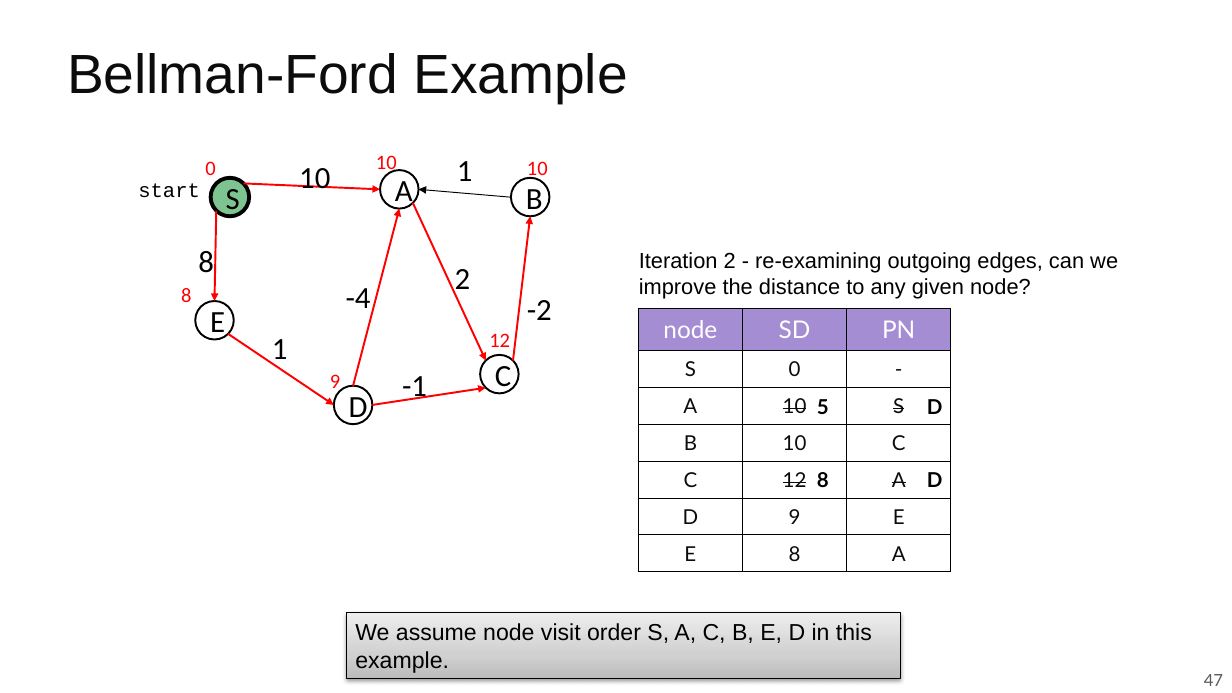
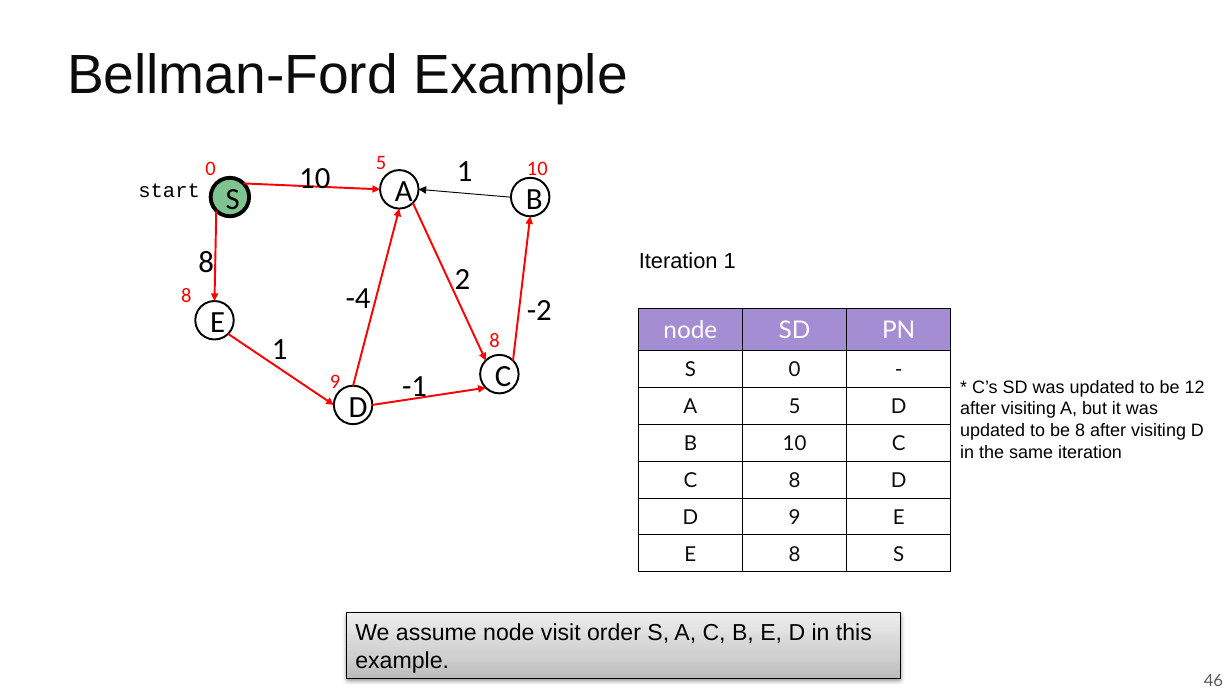
Before and after one commit to guhofstra/CSC175Sp26, a slide deck: slide 46 of PPTs/Lecture 5.1 Shortest Paths Algorithms.pptx (slide 47 before the commit). Drawn at 1232x693 pixels with LibreOffice and Linux fonts; fonts in the diff are those of the drawing. Boxes give left, top, right and bottom in pixels: in the first picture for what was removed or moved away, otherwise in the second. Text is boxed around its words. In the diff, an @@ line names an element or a change of style, - is before the commit and + after.

```diff
--- a/PPTs/Lecture 5.1 Shortest Paths Algorithms.pptx
+++ b/PPTs/Lecture 5.1 Shortest Paths Algorithms.pptx
@@ text at [376, 156, 386, 175]: text changed @@
-10
+5
@@ text at [639, 252, 736, 269]: text changed @@
-Iteration 2 - re-examining outgoing edges, can we improve the distance to any given node?
+Iteration 1
@@ table at [639, 309, 952, 572] @@
-row 3, column 2: 10
+row 3, column 2: 5
-row 3, column 3: S
+row 3, column 3: D
-row 5, column 2: 12
+row 5, column 2: 8
-row 5, column 3: A
+row 5, column 3: D
-row 7, column 3: A
+row 7, column 3: S
@@ text at [489, 333, 499, 347]: text changed @@
-12
+8
@@ text added at [960, 380, 1205, 458], 14 pt, text #000000 @@
+* C’s SD was updated to be 12 after visiting A, but it was updated to be 8 after visiting D in the same iteration
@@ text removed at [817, 399, 829, 414] @@
-5
@@ text removed at [927, 399, 943, 414] @@
-D
@@ text removed at [817, 472, 829, 487] @@
-8
@@ text removed at [927, 472, 943, 487] @@
-D
@@ page number at [1204, 674, 1223, 686]: text changed @@
-47
+46
```
Also in this commit, not shown: 6 other slides changed, 4 slides added, 1 other file.
